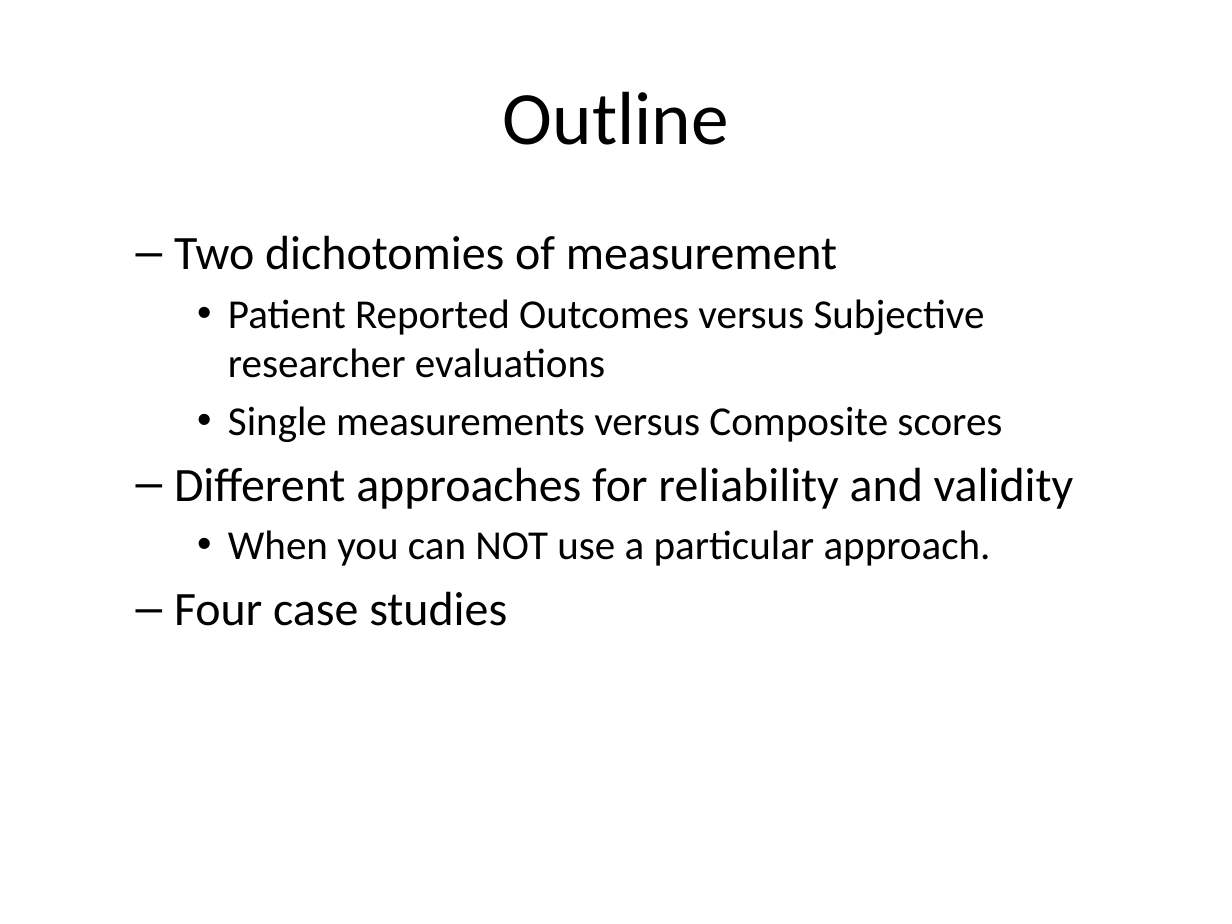
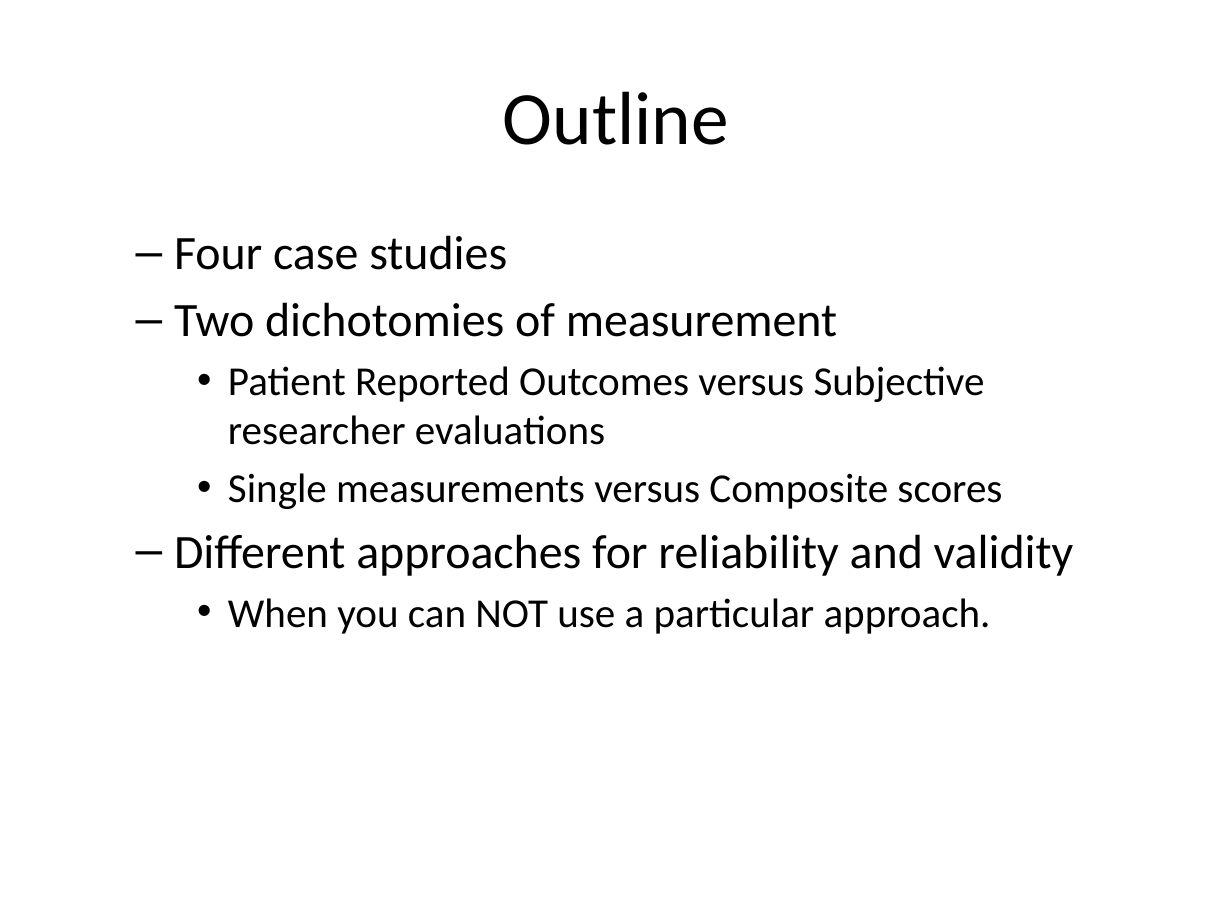
Before and after one commit to pmean/reliability-and-validity, a slide deck: slide 2 of src/rav.pptx. Drawn at 1232x924 pixels with LibreOffice and Linux fonts; fonts in the diff are those of the drawing. Boxes give left, top, right and bottom in pixels: in the first picture for what was removed or moved away, otherwise in the second. Text is boxed around its words. In the diff, an @@ line names an element or a change of style, - is before the commit and + after.

```diff
--- a/src/rav.pptx
+++ b/src/rav.pptx
@@ text at (174,235,507,270): paragraph added @@
+  – Four case studies
@@ text at (174,591,507,626): paragraph removed @@
-  – Four case studies
```
Also in this commit, not shown: 6 other slides changed, 4 slides added, 18 other files.
